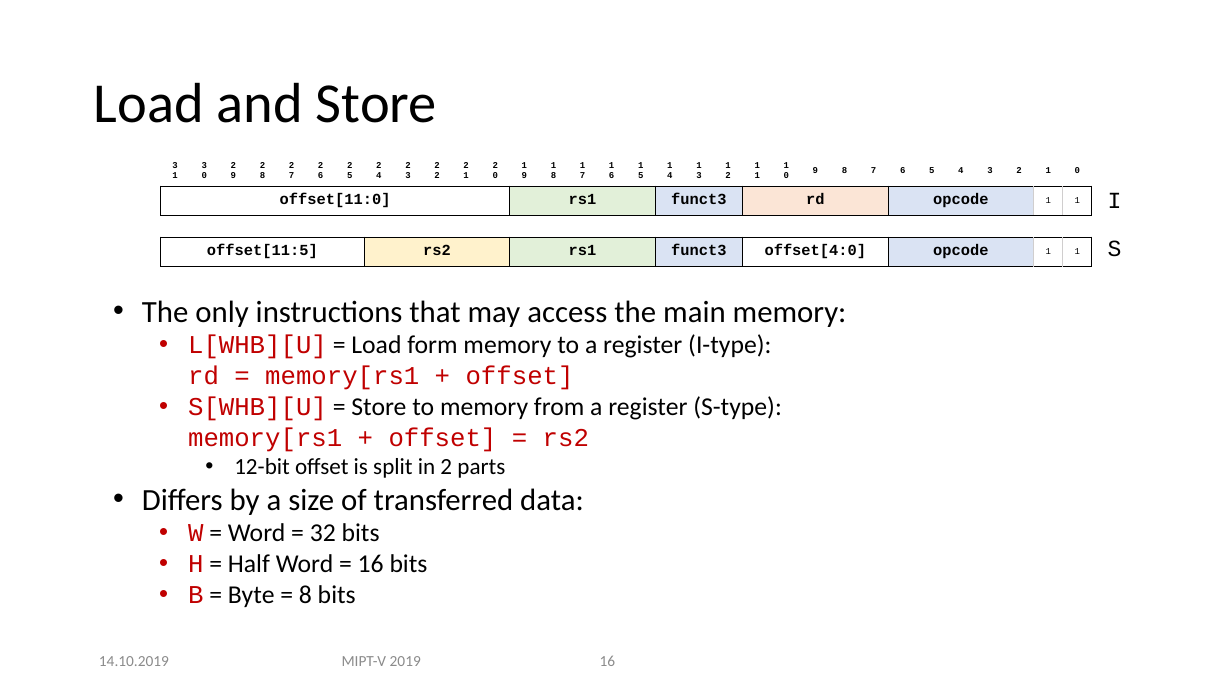
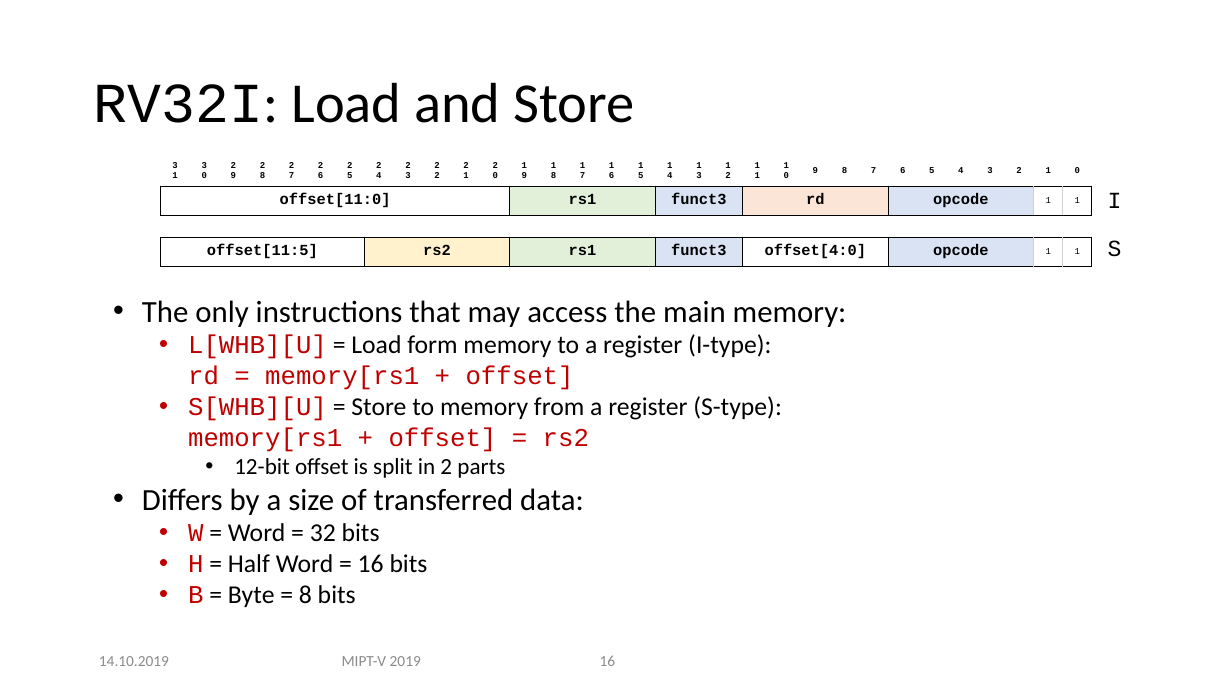
Before and after one commit to MIPT-ILab/ca-lectures, a slide deck: slide 16 of mipt-mips/2019/L4/Lecture 4 - RISC-V ISA NO AUDIO.pptx. Drawn at 1232x693 pixels with LibreOffice and Linux fonts; fonts in the diff are those of the drawing; background and template pictures are left out. Boxes give left, top, right and bottom in pixels: in the first picture for what was removed or moved away, otherwise in the second. Text is boxed around its words. In the diff, an @@ line names an element or a change of style, - is before the commit and + after.

```diff
--- a/mipt-mips/2019/L4/Lecture 4 - RISC-V ISA NO AUDIO.pptx
+++ b/mipt-mips/2019/L4/Lecture 4 - RISC-V ISA NO AUDIO.pptx
@@ title at bbox=[94, 82, 634, 123]: text changed @@
-Load and Store
+RV32I: Load and Store
```
Also in this commit, not shown: 7 other slides changed.
